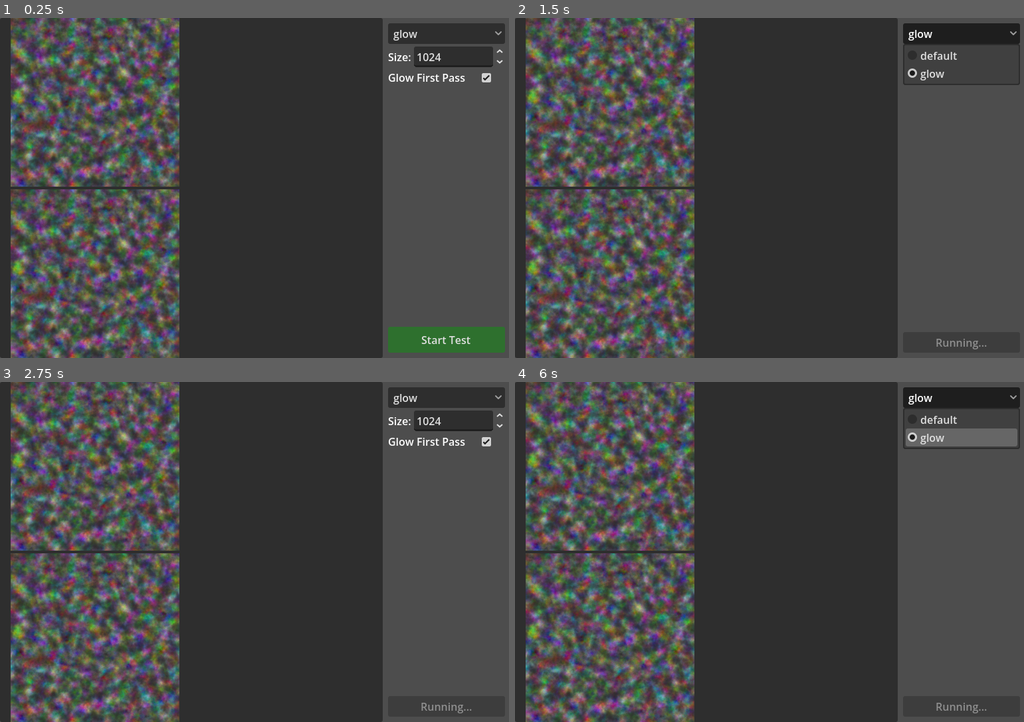
Above: before the commit, frames 1-4 (two rows, left to right).
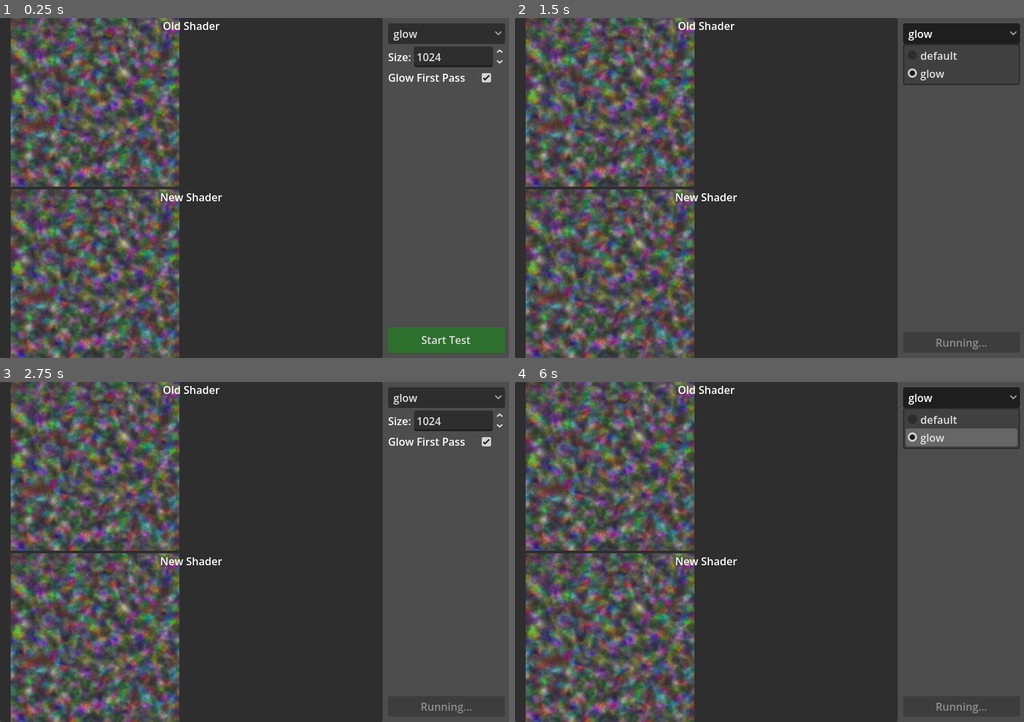
Above: after the commit, the same moments.

Repository: SoftLattice/optimized-copy-shader-benchmark
Game: Godot game, scene res://benchmark/benchmark.tscn
Two runs of this game, one before a commit and one after it. Both use one fixed random seed, a clock stepped at 60 frames per second and the inputs below.
Inputs (mouse positions are in pixels of both pictures, inside the frame that each line leads up to):
- Up to frame 1 (0.25 s): no input
- Up to frame 2 (1.5 s): click "Start Test" at 0.5 s; click "glow" at 1.25 s
- Up to frame 3 (2.75 s): click (488, 443) at 2 s
- Up to frame 4 (6 s): click "glow" at 2.75 s; click (1003, 443) at 3.5 s; click "glow" at 4.25 s; click (1003, 443) at 5 s; tap Enter at 5.75 s

The runs differ from the first frame. In frame 1, 0.3% of the frame differs, in the area x 31-44%, y 1-54%; in frame 2, 0.3%; in frame 3, 0.3%; in frame 4, 0.3%.
Error in both runs: Cannot call method 'shader_create_from_spirv' on a null value. (res://benchmark/benchmark.gd:50)

Commit message:
restoring threads and output texture display

Diff:
--- a/benchmark/benchmark.gd
+++ b/benchmark/benchmark.gd
@@ -165,8 +165,6 @@
             RenderingDevice.TEXTURE_USAGE_STORAGE_BIT | \
             RenderingDevice.TEXTURE_USAGE_CAN_COPY_FROM_BIT
 
-    print(output_format.width, output_format.height)
-
     output_rid = rd.texture_create(output_format, RDTextureView.new())
 
     output_uniform = RDUniform.new()
@@ -181,7 +179,7 @@
 
 func execute_benchmark(display_image: bool = false) -> void:
     rd.submit()
-    rd.sync()
+    rd.sync ()
 
     var compute_list: int = rd.compute_list_begin()
     rd.capture_timestamp("start_calc")
@@ -195,7 +193,7 @@
     rd.capture_timestamp("stop_calc")
 
     rd.submit()
-    rd.sync()
+    rd.sync ()
 
     var delta: int = rd.get_captured_timestamp_gpu_time(1) - rd.get_captured_timestamp_gpu_time(0)
     var average_execution_time: float = delta / (SAMPLE_ITERATIONS * 1000.0)
--- a/benchmark/benchmark.tscn
+++ b/benchmark/benchmark.tscn
@@ -85,6 +85,17 @@
 expand_mode = 3
 stretch_mode = 5
 
+[node name="Label" type="Label" parent="HBoxContainer/PanelContainer/VBoxContainer/ShaderBenchmarkOld" unique_id=1306071573]
+layout_mode = 1
+anchors_preset = 5
+anchor_left = 0.5
+anchor_right = 0.5
+offset_left = -20.0
+offset_right = 20.0
+offset_bottom = 23.0
+grow_horizontal = 2
+text = "Old Shader"
+
 [node name="ShaderBenchmarkNew" type="Control" parent="HBoxContainer/PanelContainer/VBoxContainer" unique_id=1339134196]
 layout_mode = 2
 size_flags_vertical = 3
@@ -111,6 +122,17 @@
 size_flags_horizontal = 3
 expand_mode = 3
 stretch_mode = 5
+
+[node name="Label" type="Label" parent="HBoxContainer/PanelContainer/VBoxContainer/ShaderBenchmarkNew" unique_id=600423054]
+layout_mode = 1
+anchors_preset = 5
+anchor_left = 0.5
+anchor_right = 0.5
+offset_left = -20.0
+offset_right = 20.0
+offset_bottom = 23.0
+grow_horizontal = 2
+text = "New Shader"
 
 [node name="MarginContainer" type="MarginContainer" parent="HBoxContainer" unique_id=435465482]
 layout_mode = 2
--- a/benchmark/common_values.gd
+++ b/benchmark/common_values.gd
@@ -81,14 +81,14 @@
     # Randomly select which shader to try first
     if iter % 2 == 0:
         key = "original"
-        original_copy.execute_benchmark(false)
+        original_copy.execute_benchmark(true)
         key = "new"
-        new_copy.execute_benchmark(false)
+        new_copy.execute_benchmark(true)
     else:
         key = "new"
-        new_copy.execute_benchmark(false)
+        new_copy.execute_benchmark(true)
         key = "original"
-        original_copy.execute_benchmark(false)
+        original_copy.execute_benchmark(true)
 
     # Images were set during _post_execute callback
     var result_size: Vector2i = result_images["original"].get_size();
--- a/project.godot
+++ b/project.godot
@@ -43,7 +43,3 @@
 2d/batching/item_buffer_size=32768
 2d/batching/uniform_set_cache_size=8192
 limits/global_shader_variables/buffer_size=262144
-
-[threading]
-
-worker_pool/max_threads=1
